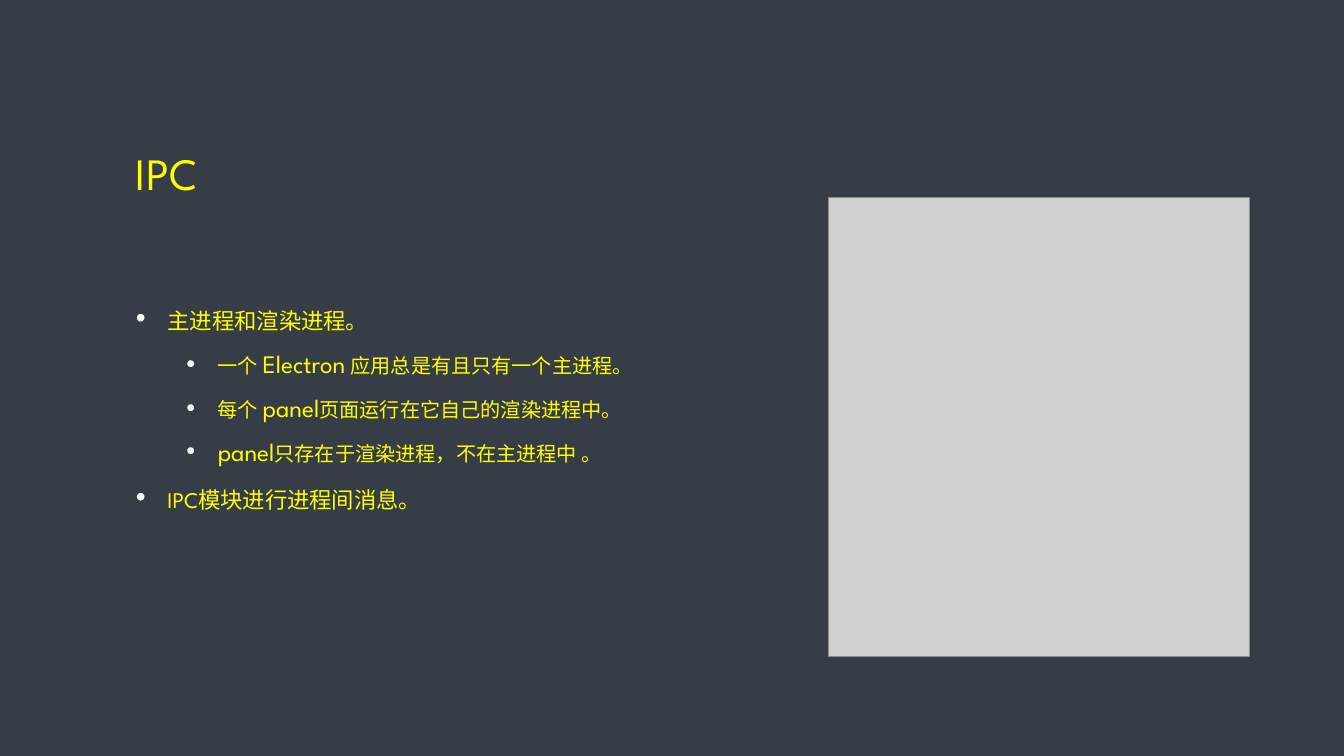
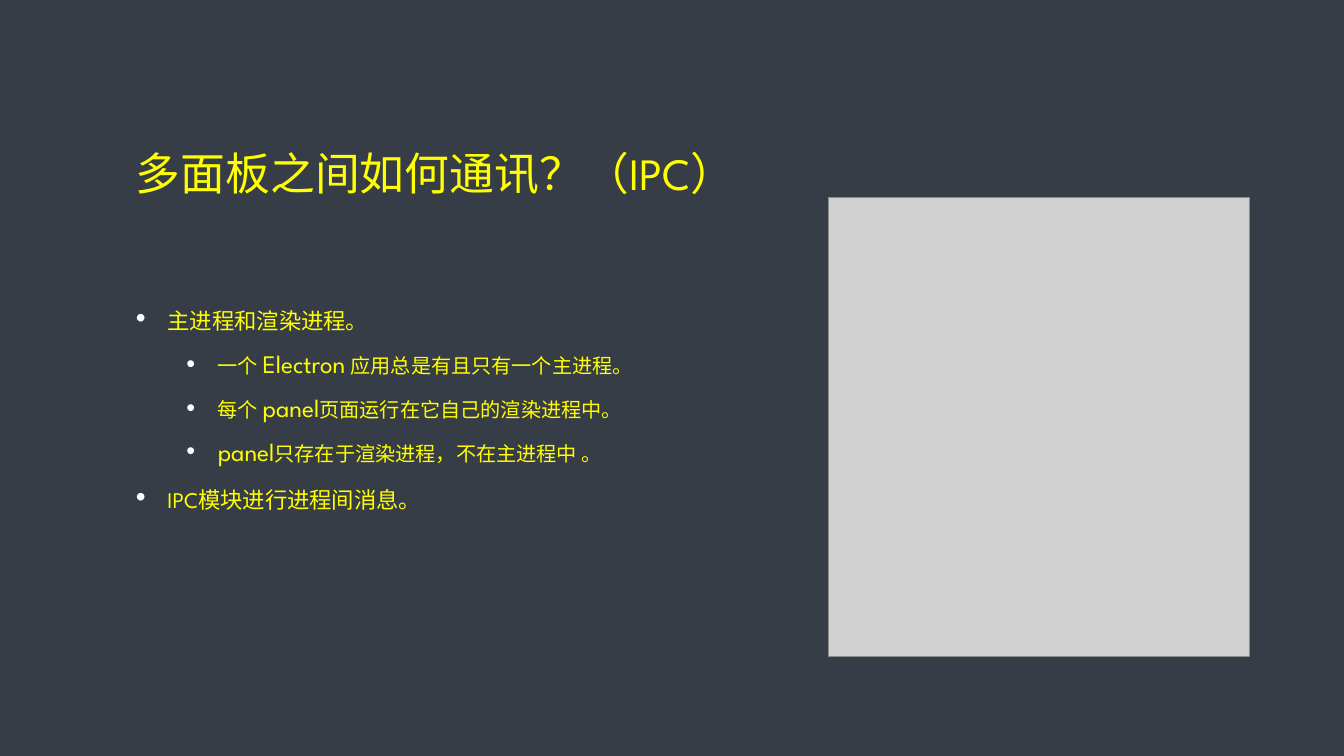
Before and after one commit to tidys/cc-plugin-train, a slide deck: slide 19 of 插件课程文档/插件网络课程.pptx (slide 16 before the commit). Drawn at 1344x756 pixels with LibreOffice and Linux fonts; fonts in the diff are those of the drawing; grey boxes stand for pictures. Boxes give left, top, right and bottom in pixels: in the first picture for what was removed or moved away, otherwise in the second. Text is boxed around its words. In the diff, an @@ line names an element or a change of style, - is before the commit and + after.

```diff
--- a/插件课程文档/插件网络课程.pptx
+++ b/插件课程文档/插件网络课程.pptx
@@ title at <box>136,152,736,194</box>: text changed @@
-IPC
+多面板之间如何通讯？（IPC）
```
Also in this commit, not shown: 1 other slide changed, 8 slides added, 2 slides removed, 12 other files.
